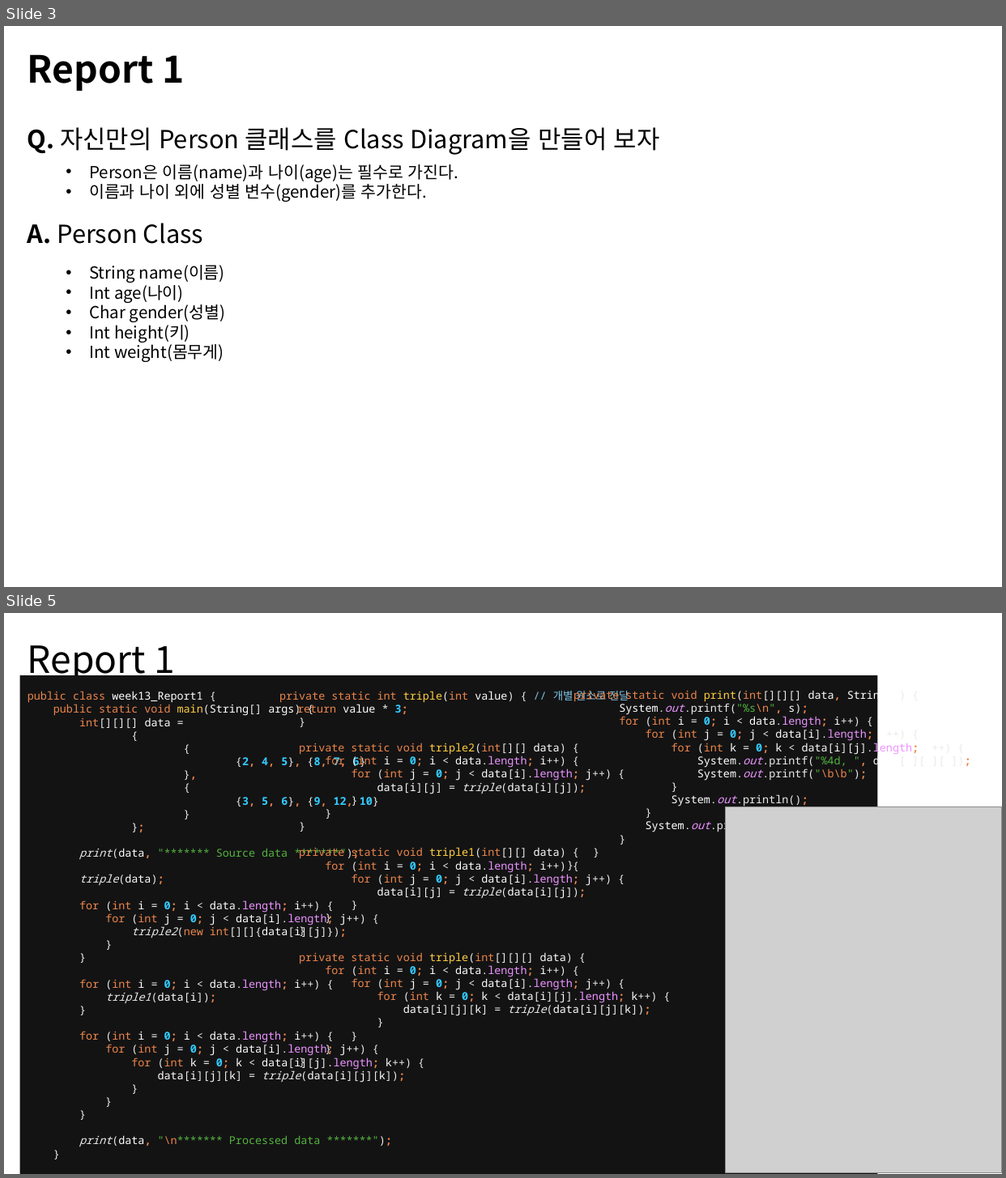
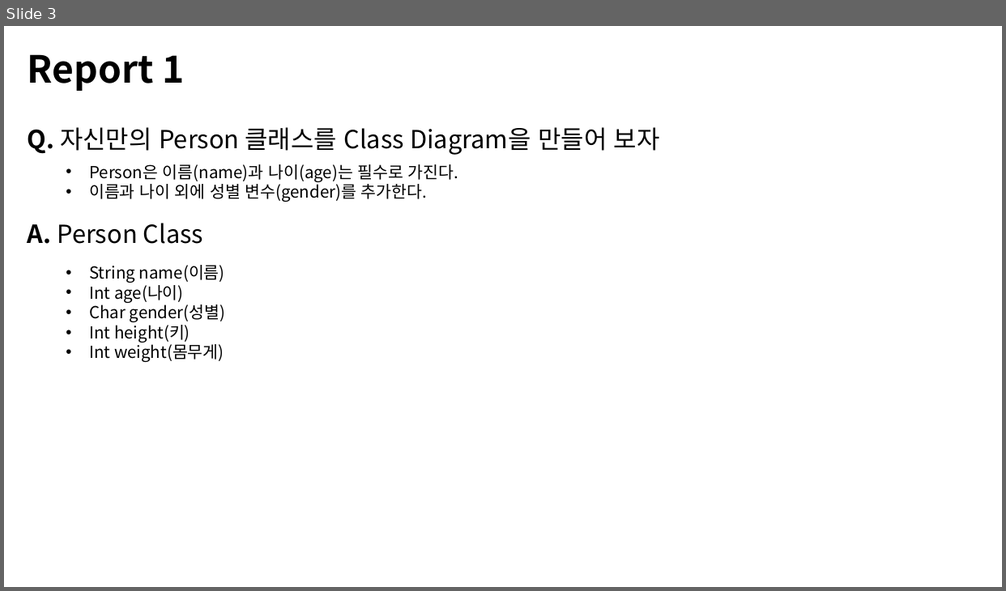
Before and after one commit to MDR-Evan/KBU-ProgrammingLanguageUtilization2, a slide deck: KBU Java 2/Report/R_Week1/1차-김진용-2301111.pptx. Shown one above the other, each under a label of ours: slides 3 and 5 before the commit, slide 3 after it; the slides between them are not shown. The pictures are 1006x1178 and 1006x591 pixels, drawn with LibreOffice and Linux fonts; fonts in the diff are those of the drawing; grey boxes stand for pictures. Boxes give left, top, right and bottom in pixels: in the first picture for what was removed or moved away, otherwise in the second. Text is boxed around its words. In the diff, an @@ line names an element or a change of style, - is before the commit and + after.

```diff
--- a/KBU Java 2/Report/R_Week1/1차-김진용-2301111.pptx
+++ b/KBU Java 2/Report/R_Week1/1차-김진용-2301111.pptx
@@ slide 5 removed at (x1=4, y1=613, x2=1002, y2=1174), background #FFFFFF @@
@@ text removed at (x1=27, y1=645, x2=175, y2=683) @@
-Report 1
@@ rectangle removed at (x1=19, y1=676, x2=878, y2=1174) @@
-public class week13_Report1 {
-public static void main(String[] args) {
-int[][][] data =
-{
-{
-{2, 4, 5}, {8, 7, 6}
-},
-{
-{3, 5, 6}, {9, 12, 10}
-}
-};
-print(data, "******* Source data *******");
-triple(data);
-for (int i = 0; i < data.length; i++) {
-for (int j = 0; j < data[i].length; j++) {
-triple2(new int[][]{data[i][j]});
-}
-}
-for (int i = 0; i < data.length; i++) {
-triple1(data[i]);
-}
-for (int i = 0; i < data.length; i++) {
-for (int j = 0; j < data[i].length; j++) {
-for (int k = 0; k < data[i][j].length; k++) {
-data[i][j][k] = triple(data[i][j][k]);
-}
-}
-}
-print(data, "\n******* Processed data *******");
-}
@@ text removed at (x1=210, y1=691, x2=657, y2=1016) @@
-private static int triple(int value) { // 개별 원소로 전달
-return value * 3;
-}
-private static void triple2(int[][] data) {
-for (int i = 0; i < data.length; i++) {
-for (int j = 0; j < data[i].length; j++) {
-data[i][j] = triple(data[i][j]);
-}
-}
-}
-private static void triple1(int[][] data) {
-for (int i = 0; i < data.length; i++) {
-for (int j = 0; j < data[i].length; j++) {
-data[i][j] = triple(data[i][j]);
-}
-}
-}
-private static void triple(int[][][] data) {
-for (int i = 0; i < data.length; i++) {
-for (int j = 0; j < data[i].length; j++) {
-for (int k = 0; k < data[i][j].length; k++) {
-data[i][j][k] = triple(data[i][j][k]);
-}
-}
-}
-}
@@ text removed at (x1=573, y1=688, x2=971, y2=833) @@
-private static void print(int[][][] data, String s) {
-System.out.printf("%s\n", s);
-for (int i = 0; i < data.length; i++) {
-for (int j = 0; j < data[i].length; j++) {
-for (int k = 0; k < data[i][j].length; k++) {
-System.out.printf("%4d, ", data[i][j][k]);
-System.out.printf("\b\b");
-}
-System.out.println();
-}
-System.out.println();
-}
-}
-}
@@ picture removed at (x1=726, y1=807, x2=1002, y2=1173) @@
```
Also in this commit, not shown: 10 slides added, 1 other slide removed, 1 other file.
